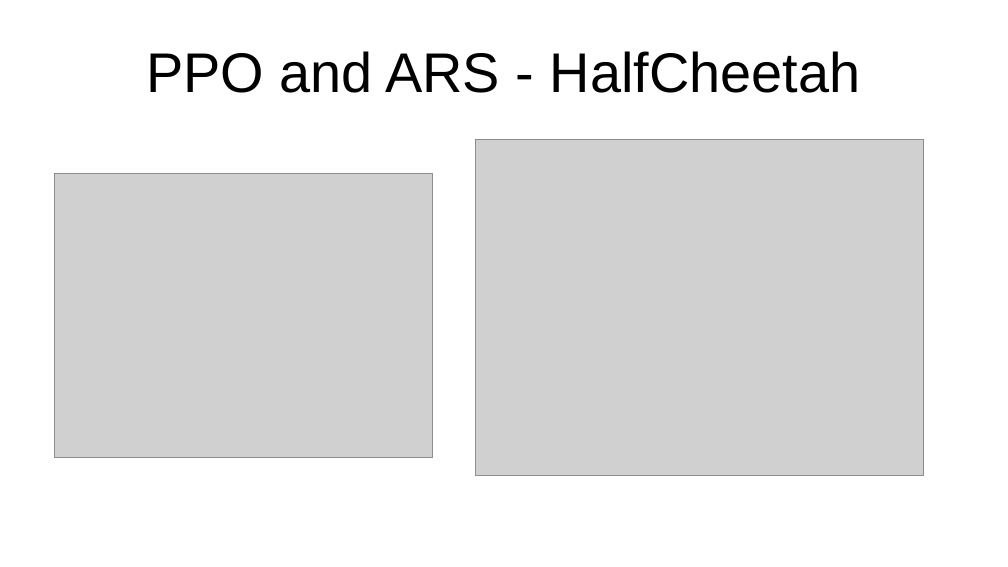
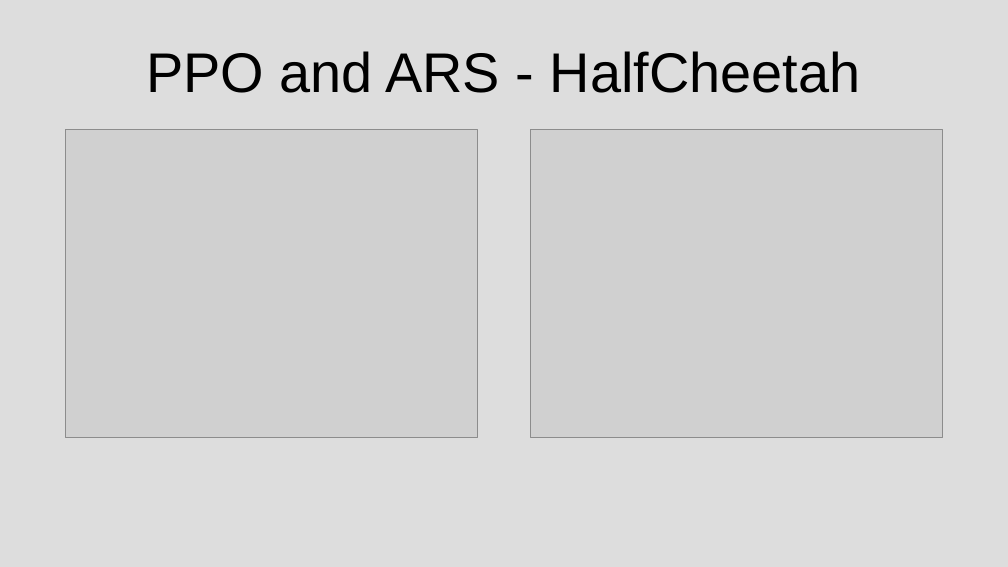
Before and after one commit to sgillen/seagul, a slide deck: slide 11 of seagul/rllib/rllib_with_rbf/Temporary_Results.pptx (slide 7 before the commit). Drawn at 1008x567 pixels with LibreOffice and Linux fonts; fonts in the diff are those of the drawing; grey boxes stand for pictures. Boxes give left, top, right and bottom in pixels: in the first picture for what was removed or moved away, otherwise in the second. Text is boxed around its words. In the diff, an @@ line names an element or a change of style, - is before the commit and + after.

```diff
--- a/seagul/rllib/rllib_with_rbf/Temporary_Results.pptx
+++ b/seagul/rllib/rllib_with_rbf/Temporary_Results.pptx
@@ background #FFFFFF to #BFBFBF at 53% opacity @@
@@ picture: place and size @@
-picture at <box>55,174,433,457</box>
+picture at <box>66,129,477,438</box>
@@ picture: place and size @@
-picture at <box>476,140,924,476</box>
+picture at <box>531,129,942,438</box>
```
Also in this commit, not shown: 17 other slides changed, 7 slides added, 1 slide removed.
